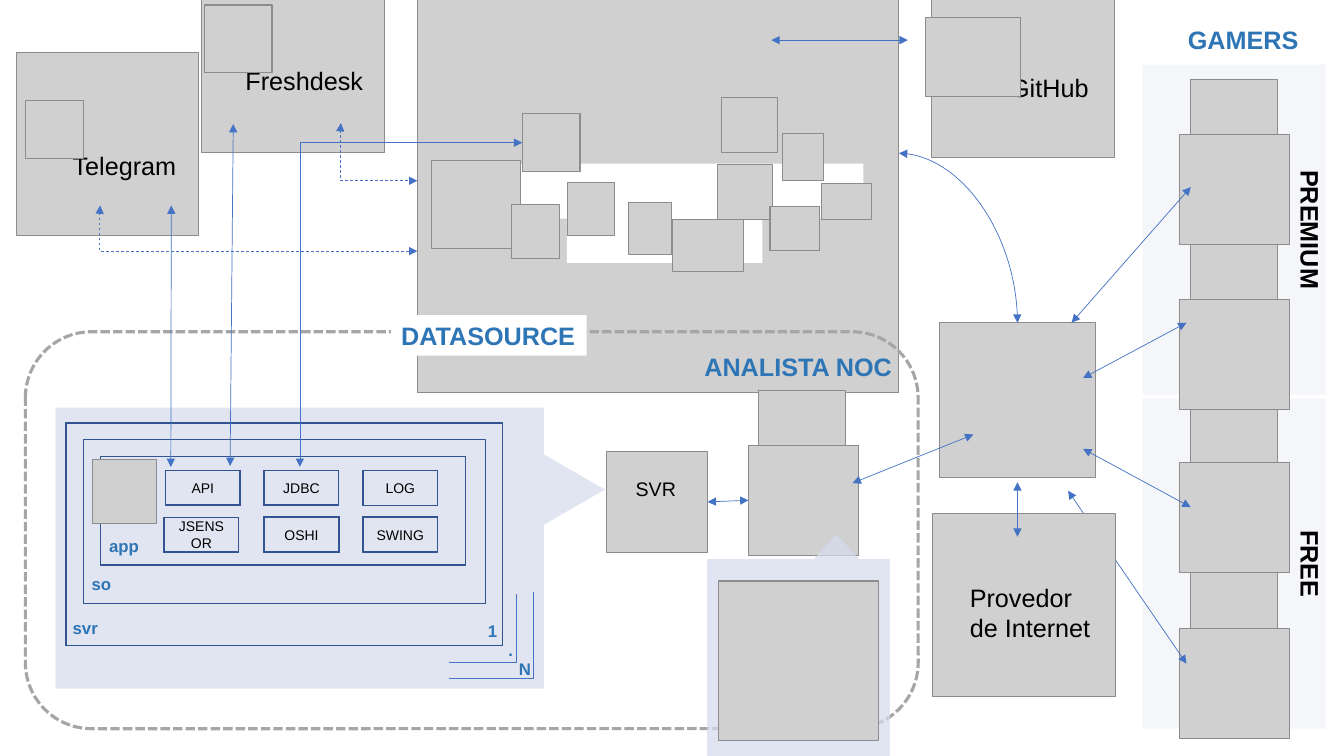
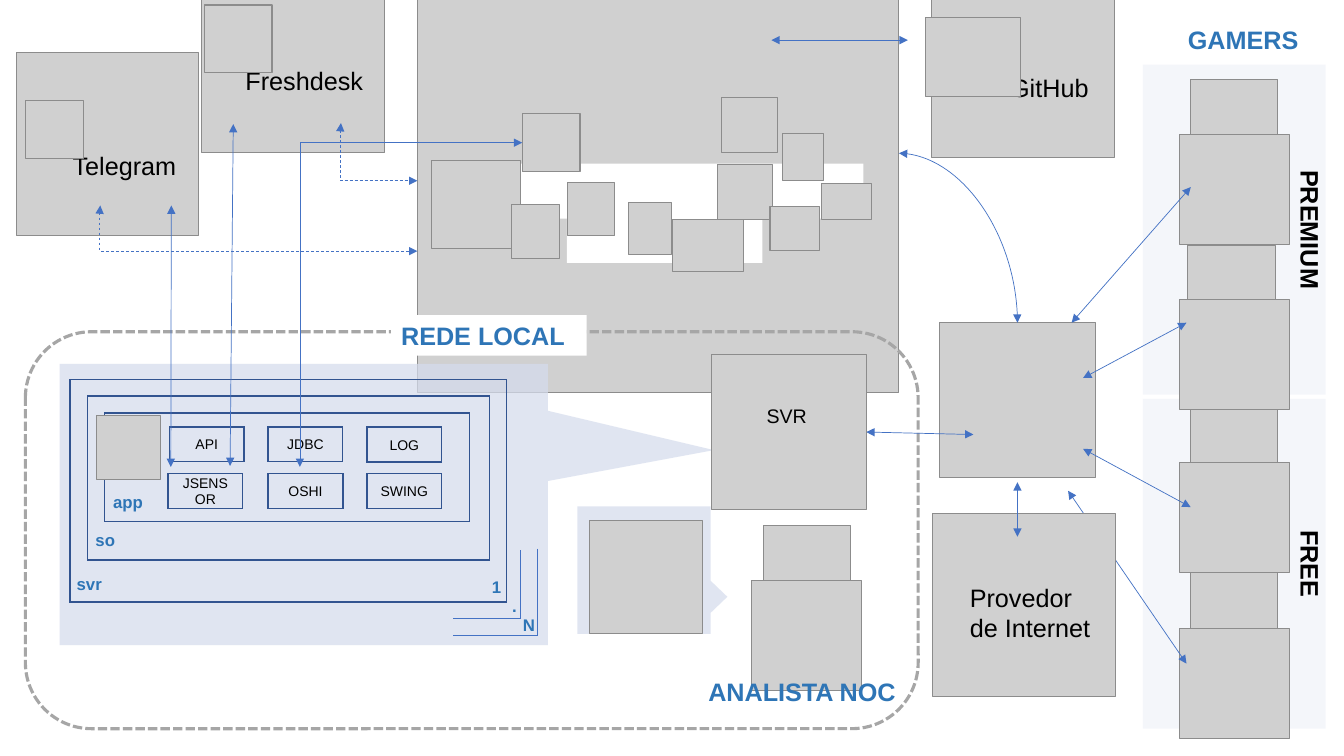
Before and after one commit to BandTec/Data-Source, a slide deck: slide 1 of documentacao/SPRINT-2-diagrama-solucao-v1.pptx. Drawn at 1344x756 pixels with LibreOffice and Linux fonts; fonts in the diff are those of the drawing; grey boxes stand for pictures. Boxes give left, top, right and bottom in pixels: in the first picture for what was removed or moved away, otherwise in the second. Text is boxed around its words. In the diff, an @@ line names an element or a change of style, - is before the commit and + after.

```diff
--- a/documentacao/SPRINT-2-diagrama-solucao-v1.pptx
+++ b/documentacao/SPRINT-2-diagrama-solucao-v1.pptx
@@ text in rectangle at [401,327,565,346]: text changed @@
-DATASOURCE
+REDE LOCAL
@@ picture added at [712,355,866,509] @@
@@ speech box at [60,363,548,645]: proportions changed @@
@@ text "SVR": place and size @@
-text "SVR" at [636,482,676,496]
+text "SVR" at [767,409,807,423]
@@ picture removed at [758,391,845,478] @@
@@ double arrow moved from (853, 483) - (974, 435) to (866, 433) - (974, 435) @@
@@ picture removed at [607,452,708,553] @@
@@ speech box at [578,507,711,635]: rotation 0 to 90 degrees @@
@@ double arrow removed from (708, 502) to (749, 500) @@
@@ picture: place and size @@
-picture at [719,581,878,740]
+picture at [590,520,703,633]
@@ picture added at [763,525,851,613] @@
@@ 9 rectangles, 6 texts, 4 lines, 1 picture, 1 speech box: place and size @@
-9 rectangles, 6 texts, 4 lines, 1 picture, 1 speech box at [56,408,544,689]
+9 rectangles, 6 texts, 4 lines, 1 picture, 1 speech box at [60,363,548,645]
@@ picture: place and size @@
-picture at [749,446,859,556]
+picture at [751,581,861,691]
@@ text "ANALISTA NOC" rewrapped from [704,358,892,376] to [708,680,896,706] @@
```
Also in this commit, not shown: 1 other slide changed, 2 other files.
